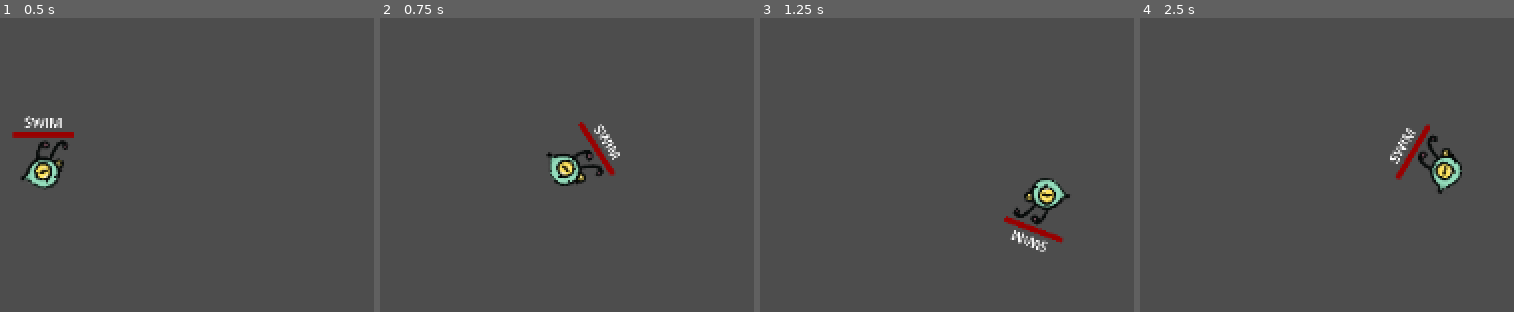
Above: before the commit, frames 1-4 (left to right).
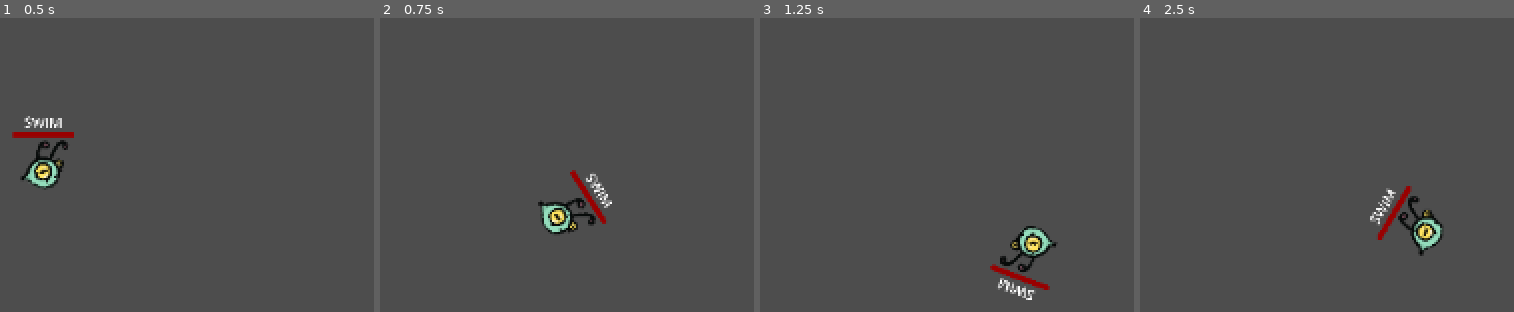
Above: after the commit, the same moments.

Repository: alexeiMikhail/evo
Game: Godot game, scene res://water_and_air_level.tscn
Same seed, same stepped clock (60 frames per second), same inputs: the game is played once before the commit and once after it.
Inputs:
- Up to frame 1 (0.5 s): no input
- Up to frame 2 (0.75 s): tap Enter at 0.5 s; hold Right (move_right) from 0.53 s (still down); tap Shift (dash) at 0.6 s
- Up to frame 3 (1.25 s): keep holding Right (move_right); tap Up (jump) at 0.77 s
- Up to frame 4 (2.5 s): tap Shift (dash) at 1.35, 2.1 s; tap Up (jump) at 1.52 s; release Right (move_right) at 2.03 s; hold Left (move_left) from 2.03 s (still down)

Frame 1 is identical in both runs. In frame 2, 3.2% of the frame differs, in the area x 42-65%, y 35-74%; in frame 3, 3.0%; in frame 4, 3.3%, in the area x 61-87%, y 36-81%.

Commit message:
Added swim dash and put safeties on change_state
Reduced swim speed to make swim dash viable. When swimming, dashes in faced direction.

Fixed issue where going into swim state with flip_h = true meant you were swimming backwards. Reset rotation to 0 when leaving swim state.

Created test_room, with a button to switch between states at will. Has land and a big pool of water.

Diff:
--- a/alien.gd
+++ b/alien.gd
@@ -13,7 +13,8 @@
 
 var in_water: bool = false
 var is_dashing: bool = false
-var dash_direction: int = 1
+#var dash_direction: int = 1
+var dash_direction: Vector2
 var holding_jump: bool = false
 var current_dashes: int = 0
 var was_in_water: bool = false
@@ -24,7 +25,7 @@
 @export var RUN_SPEED: float = 400.0
 @export var JUMP_VELOCITY: float = -500.0
 @export var X_ACCELERATION: float = 25
-@export var SWIM_SPEED: float = 8000.0
+@export var SWIM_SPEED: float = 5000.0
 @export var ROTATION_SPEED: float = 5.0
 @export var HOP_SPEED: float = 1000.0
 
@@ -47,7 +48,7 @@
 	if state == States.RUN:
 		run(delta)
 	if is_dashing:
-		velocity.x = DASH_SPEED * dash_direction
+		velocity = DASH_SPEED * dash_direction
 
 	var was_on_floor: bool = is_on_floor()
 
@@ -62,6 +63,11 @@
 
 func change_state():
 	@warning_ignore("int_as_enum_without_cast")
+	if state == States.SWIM:
+		self.rotation = 0
+	elif state == States.FLY:
+		sprite_2d.flip_h = false
+
 	state = (state + 1) % States.COUNT
 	label.text = States.keys()[state]
 
@@ -136,11 +142,13 @@
 	velocity.y = 0
 	is_dashing = true
 	dash_timer.start()
-	if sprite_2d.flip_h:
-		dash_direction = -1
-	else:
-		dash_direction = 1
-
+	if state == States.RUN or state == States.FLY:
+		if sprite_2d.flip_h:
+			dash_direction = Vector2(-1, 0)
+		else:
+			dash_direction = Vector2(1, 0)
+	elif state == States.SWIM:
+		dash_direction = Vector2(1,0).rotated(self.rotation)
 
 func _on_dash_timer_timeout() -> void:
 	is_dashing = false
--- /dev/null
+++ b/test_room.gd
@@ -0,0 +1,6 @@
+extends Node2D
+
+
+
+func _on_test_button_pressed():
+	$Alien.change_state()
--- /dev/null
+++ b/test_room.tscn
@@ -0,0 +1,63 @@
+[gd_scene load_steps=6 format=3 uid="uid://bn3smcgjrjn5p"]
+
+[ext_resource type="Script" path="res://test_room.gd" id="1_43qaf"]
+[ext_resource type="PackedScene" uid="uid://da4ej7u0x7j44" path="res://water.tscn" id="1_kjdf0"]
+[ext_resource type="PackedScene" uid="uid://djurd6bltqyom" path="res://alien.tscn" id="2_mq15a"]
+
+[sub_resource type="RectangleShape2D" id="RectangleShape2D_dlv45"]
+size = Vector2(1152, 672)
+
+[sub_resource type="RectangleShape2D" id="RectangleShape2D_t1wgo"]
+
+[node name="test_room" type="Node2D"]
+script = ExtResource("1_43qaf")
+
+[node name="Water" parent="." instance=ExtResource("1_kjdf0")]
+position = Vector2(632, -24)
+
+[node name="CollisionShape2D" type="CollisionShape2D" parent="Water"]
+position = Vector2(576, 656)
+shape = SubResource("RectangleShape2D_dlv45")
+
+[node name="Alien" parent="." instance=ExtResource("2_mq15a")]
+position = Vector2(128, 152)
+
+[node name="test_button" type="Button" parent="."]
+offset_left = 184.0
+offset_top = -256.0
+offset_right = 292.0
+offset_bottom = -225.0
+scale = Vector2(10.1053, 9.87037)
+text = "Change form"
+
+[node name="Camera2D" type="Camera2D" parent="."]
+position = Vector2(1184, 400)
+zoom = Vector2(0.5, 0.5)
+
+[node name="StaticBody2D" type="StaticBody2D" parent="."]
+
+[node name="CollisionShape2D" type="CollisionShape2D" parent="StaticBody2D"]
+position = Vector2(120, 592)
+scale = Vector2(56.9082, 34.6036)
+shape = SubResource("RectangleShape2D_t1wgo")
+debug_color = Color(0, 0.506161, 0.129649, 0.42)
+
+[node name="StaticBody2D3" type="StaticBody2D" parent="."]
+position = Vector2(1088, 560)
+
+[node name="CollisionShape2D" type="CollisionShape2D" parent="StaticBody2D3"]
+position = Vector2(120, 592)
+scale = Vector2(56.9082, 34.6036)
+shape = SubResource("RectangleShape2D_t1wgo")
+debug_color = Color(0, 0.506161, 0.129649, 0.42)
+
+[node name="StaticBody2D2" type="StaticBody2D" parent="."]
+position = Vector2(2192, 16)
+
+[node name="CollisionShape2D" type="CollisionShape2D" parent="StaticBody2D2"]
+position = Vector2(120, 592)
+scale = Vector2(56.9082, 34.6036)
+shape = SubResource("RectangleShape2D_t1wgo")
+debug_color = Color(0, 0.506161, 0.129649, 0.42)
+
+[connection signal="pressed" from="test_button" to="." method="_on_test_button_pressed"]
